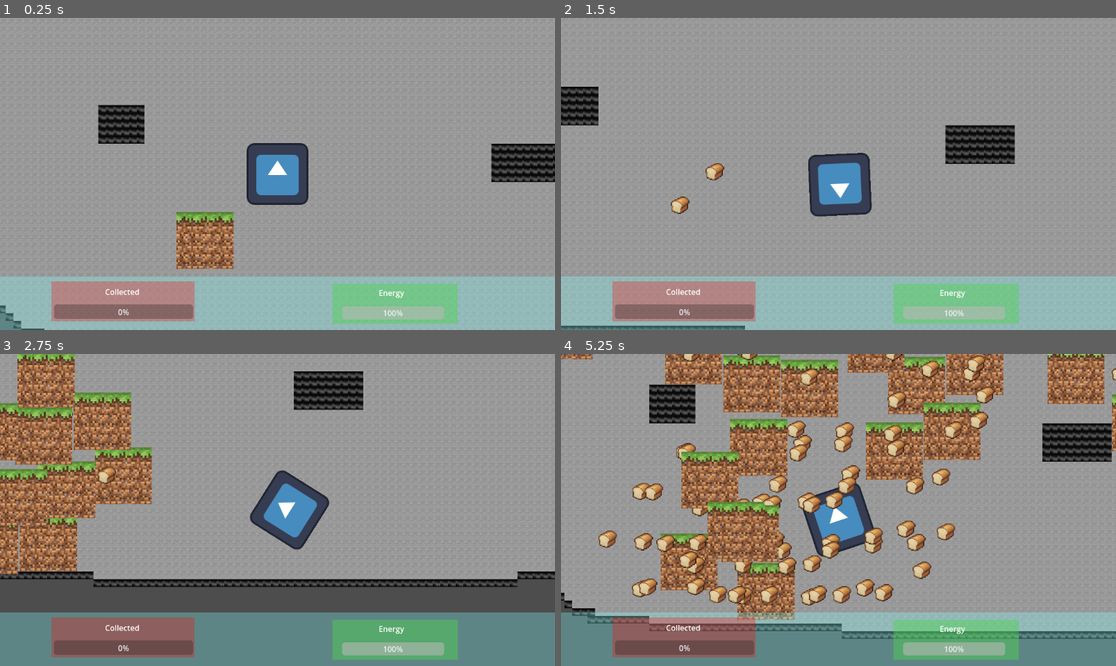
Above: before the commit, frames 1-4 (two rows, left to right).
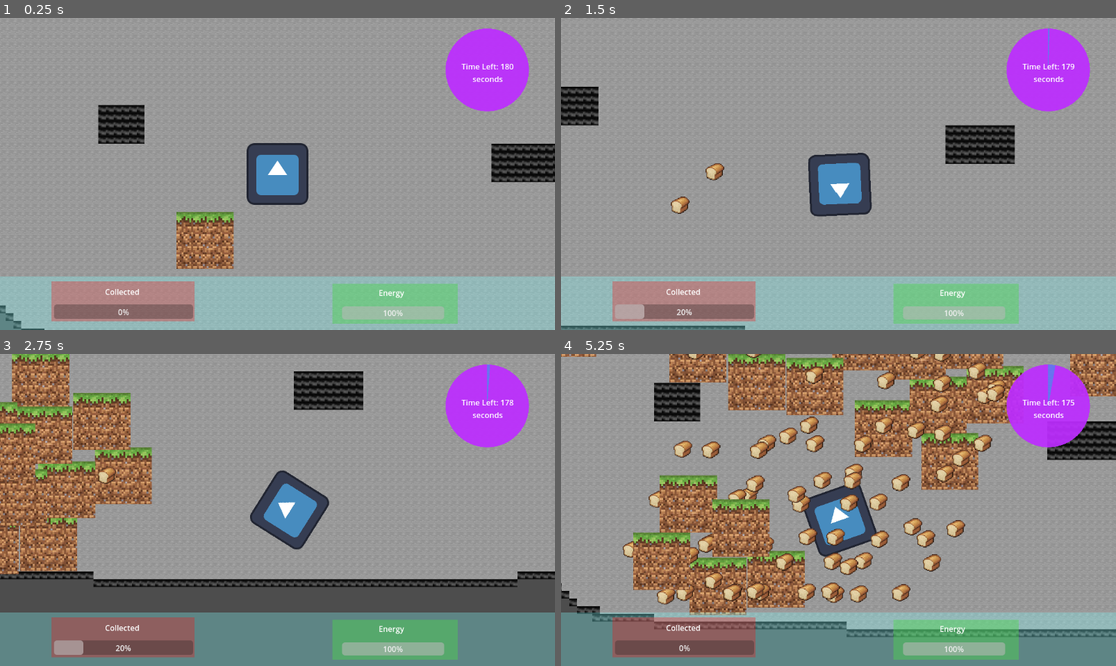
Above: after the commit, the same moments.

Repository: j-hnn/PhantasmPursuit
Game: Godot game, scene res://scenes/world.tscn
Two runs of this game, one before a commit and one after it. Both use one fixed random seed, a clock stepped at 60 frames per second and the inputs below. The engine's default icon, where the game draws it, is replaced by a stand-in: a white triangle on a blue panel in a dark square.
Inputs (mouse positions are in pixels of both pictures, inside the frame that each line leads up to):
- Up to frame 1 (0.25 s): no input
- Up to frame 2 (1.5 s): move the mouse to (960, 158) at 0.52 s; hold Right (ui_right) 0.53-1.28 s; hold F (flip, bound only after the commit) 0.53-1.28 s; move the mouse to (727, 189) at 1.27 s; hold Down (ui_down) from 1.28 s (still down); click (727, 189) at 1.35 s
- Up to frame 3 (2.75 s): tap F (flip, bound only after the commit) at 1.55, 2.3 s; move the mouse to (333, 441) at 2.02 s; release Down (ui_down) at 2.03 s; hold Right (ui_right) from 2.03 s (still down); hold Space (spawn) from 2.03 s (still down)
- Up to frame 4 (5.25 s): move the mouse to (810, 572) at 2.77 s; release Right (ui_right) at 2.78 s; release Space (spawn) at 2.78 s; hold Up (ui_up) 2.78-3.53 s; tap F (flip, bound only after the commit) at 2.85, 4.55 s; move the mouse to (1005, 556) at 3.52 s; hold F (flip, bound only after the commit) 3.53-4.28 s; hold Left (ui_left) 3.53-5.03 s; move the mouse to (672, 463) at 4.27 s; click (672, 463) at 4.35 s; move the mouse to (866, 510) at 5.02 s; hold Down (ui_down) from 5.03 s (still down); hold Space (spawn) from 5.03 s (still down)

The runs differ from the first frame. In frame 1, 3.2% of the frame differs, in the area x 36-96%, y 3-80%; in frame 2, 3.5%; in frame 3, 7.4%; in frame 4, 38%, in the area x 0-100%, y 0-92%.

Commit message:
added timer and exit

Diff:
--- /dev/null
+++ b/assets/TimerBarPlaceholder.svg
@@ -0,0 +1 @@
+<svg version="1.1" viewBox="0.0 0.0 480.0 480.0" fill="none" stroke="none" stroke-linecap="square" stroke-miterlimit="10" xmlns:xlink="http://www.w3.org/1999/xlink" xmlns="http://www.w3.org/2000/svg"><clipPath id="p.0"><path d="m0 0l480.0 0l0 480.0l-480.0 0l0 -480.0z" clip-rule="nonzero"/></clipPath><g clip-path="url(#p.0)"><path fill="#000000" fill-opacity="0.0" d="m0 0l480.0 0l0 480.0l-480.0 0z" fill-rule="evenodd"/><path fill="#ffffff" d="m0 238.58267l0 0c0 -131.76556 107.45166 -238.58267 240.0 -238.58267l0 0c63.651947 0 124.6969 25.136316 169.70563 69.87925c45.008728 44.742928 70.29437 105.42736 70.29437 168.70343l0 0c0 131.76556 -107.45166 238.58267 -240.0 238.58267l0 0c-132.54834 0 -240.0 -106.81711 -240.0 -238.58267z" fill-rule="evenodd"/></g></svg>
--- a/project.godot
+++ b/project.godot
@@ -27,3 +27,12 @@
 "events": [Object(InputEventKey,"resource_local_to_scene":false,"resource_name":"","device":-1,"window_id":0,"alt_pressed":false,"shift_pressed":false,"ctrl_pressed":false,"meta_pressed":false,"pressed":false,"keycode":0,"physical_keycode":32,"key_label":0,"unicode":32,"echo":false,"script":null)
 ]
 }
+flip={
+"deadzone": 0.5,
+"events": [Object(InputEventKey,"resource_local_to_scene":false,"resource_name":"","device":-1,"window_id":0,"alt_pressed":false,"shift_pressed":false,"ctrl_pressed":false,"meta_pressed":false,"pressed":false,"keycode":0,"physical_keycode":70,"key_label":0,"unicode":102,"echo":false,"script":null)
+]
+}
+
+[rendering]
+
+textures/canvas_textures/default_texture_filter=0
--- a/scenes/world.tscn
+++ b/scenes/world.tscn
@@ -1,10 +1,12 @@
-[gd_scene load_steps=11 format=3 uid="uid://bdil5vlg3x22o"]
+[gd_scene load_steps=14 format=3 uid="uid://bdil5vlg3x22o"]
 
 [ext_resource type="Script" path="res://scripts/world.gd" id="1_8f52c"]
 [ext_resource type="Texture2D" uid="uid://cfggys4cxkh2b" path="res://assets/FloorPlaceholder.png" id="2_0nhuw"]
 [ext_resource type="Texture2D" uid="uid://4qcry6eh55cc" path="res://assets/WallPlaceholder.png" id="3_54jfu"]
 [ext_resource type="PackedScene" uid="uid://b1ml7303haypj" path="res://scenes/player.tscn" id="4_audh1"]
 [ext_resource type="Texture2D" uid="uid://dhoguc2c2vret" path="res://assets/LeverPlaceholder.png" id="4_w7woo"]
+[ext_resource type="Texture2D" uid="uid://bnrv8t7ujbdql" path="res://assets/ExitPlaceholder.png" id="6_4xkxr"]
+[ext_resource type="Texture2D" uid="uid://dckcfyc0n7iea" path="res://assets/TimerBarPlaceholder.svg" id="7_3d3ga"]
 
 [sub_resource type="NavigationPolygon" id="NavigationPolygon_1h83e"]
 vertices = PackedVector2Array(-8, -8, 8, -8, 8, 8, -8, 8)
@@ -33,6 +35,9 @@
 
 [sub_resource type="CircleShape2D" id="CircleShape2D_mvb8g"]
 radius = 58.0345
+
+[sub_resource type="CircleShape2D" id="CircleShape2D_8x6ms"]
+radius = 148.003
 
 [node name="world" type="Node2D"]
 script = ExtResource("1_8f52c")
@@ -63,5 +68,79 @@
 scale = Vector2(0.15, 0.15)
 texture = ExtResource("4_w7woo")
 
+[node name="Exit" type="Area2D" parent="TileMap"]
+visible = false
+position = Vector2(1385, 745)
+
+[node name="CollisionShape2D" type="CollisionShape2D" parent="TileMap/Exit"]
+position = Vector2(-1, 0)
+shape = SubResource("CircleShape2D_8x6ms")
+
+[node name="Sprite2D" type="Sprite2D" parent="TileMap/Exit"]
+scale = Vector2(0.3, 0.3)
+texture = ExtResource("6_4xkxr")
+
 [node name="player" parent="TileMap" instance=ExtResource("4_audh1")]
 position = Vector2(260, 671)
+
+[node name="Timer" type="Timer" parent="TileMap"]
+wait_time = 180.0
+autostart = true
+
+[node name="OneSecTimer" type="Timer" parent="TileMap"]
+autostart = true
+
+[node name="LeverGUI" type="CanvasLayer" parent="."]
+visible = false
+
+[node name="ColorRect" type="ColorRect" parent="LeverGUI"]
+offset_left = 430.0
+offset_top = 544.0
+offset_right = 481.0
+offset_bottom = 575.0
+scale = Vector2(4.88, 3.04)
+color = Color(0.976471, 0.827451, 0.941176, 0.419608)
+
+[node name="Label" type="Label" parent="LeverGUI/ColorRect"]
+layout_mode = 0
+offset_left = 3.48361
+offset_top = -0.986877
+offset_right = 52.4836
+offset_bottom = 35.0131
+theme_override_font_sizes/font_size = 10
+text = "Press F
+to flip"
+horizontal_alignment = 1
+max_lines_visible = 3
+
+[node name="TimerGUI" type="CanvasLayer" parent="."]
+
+[node name="TimerProgress" type="TextureProgressBar" parent="TimerGUI"]
+offset_left = 925.0
+offset_top = 22.0
+offset_right = 1405.0
+offset_bottom = 502.0
+scale = Vector2(0.360005, 0.360001)
+max_value = 180.0
+value = 33.0
+fill_mode = 5
+texture_under = ExtResource("7_3d3ga")
+texture_progress = ExtResource("7_3d3ga")
+tint_under = Color(0.372549, 0.427451, 1, 0.843137)
+tint_over = Color(1, 0.286275, 1, 0.254902)
+tint_progress = Color(1, 0, 1, 0.545098)
+
+[node name="TimerLabel" type="Label" parent="TimerGUI"]
+offset_left = 940.0
+offset_top = 89.0
+offset_right = 1086.0
+offset_bottom = 141.0
+text = "Time Left: 180 Seconds"
+horizontal_alignment = 1
+autowrap_mode = 2
+
+[connection signal="body_entered" from="TileMap/Lever" to="." method="_on_lever_body_entered"]
+[connection signal="body_exited" from="TileMap/Lever" to="." method="_on_lever_body_exited"]
+[connection signal="body_entered" from="TileMap/Exit" to="." method="_on_exit_body_entered"]
+[connection signal="timeout" from="TileMap/Timer" to="." method="_on_timer_timeout"]
+[connection signal="timeout" from="TileMap/OneSecTimer" to="." method="_on_one_sec_timer_timeout"]
--- a/scripts/player.gd
+++ b/scripts/player.gd
@@ -24,6 +24,7 @@
 	look_at(get_global_mouse_position())
 	velocity = dir * speed
 	move_and_slide()
+	collected_bar.value = collected * (100 / need_collect)
 	energy_bar.value = energy
 
 	if Input.is_action_pressed("fire") and energy > 0 and can_fire:
--- a/scripts/world.gd
+++ b/scripts/world.gd
@@ -7,21 +7,40 @@
 	$TileMap/Spawn4
 	]
 @onready var player = $TileMap/player
+@onready var lever_gui = $LeverGUI
+@onready var exit = $TileMap/Exit
+@onready var timer = $Timer
+@onready var one_sec_timer = $TileMap/OneSecTimer
+@onready var timer_bar = $TimerGUI/TimerProgress
+@onready var timer_label = $TimerGUI/TimerLabel
 
 var can_spawn = true
+var time_left = 180
 var spawn_delay = 2
+var can_switch = false
+var player_inside = false
 var switched = false
 var spawn_pos = Vector2(0, 0)
 
 func _ready():
+	timer_label.text = "Time Left: " + str(time_left) + " seconds"
+	timer_bar.value = time_left
 	player.collect_enough.connect(_on_player_collect_enough)
 
 func _process(_delta):
+
 	if can_spawn:
 		can_spawn = false
 		spawn_enemy()
 		await get_tree().create_timer(spawn_delay).timeout
 		can_spawn = true
+
+	if Input.is_action_pressed("flip") and player_inside:
+			print("flip switch")
+			switched = true
+
+	if switched:
+		exit.visible = true
 
 	if Input.is_action_pressed("spawn"):
 		spawn_enemy()
@@ -42,7 +61,34 @@
 
 func reset_player():
 	switched = false
+	can_switch = false
+	exit.visible = false
 
 func _on_player_collect_enough():
-	print("win")
-	#when player collects enough
+	can_switch = true
+
+func _on_lever_body_entered(body):
+	if body is Player and can_switch:
+		lever_gui.visible = true
+		player_inside = true
+
+func _on_lever_body_exited(body):
+	if body is Player:
+		lever_gui.visible = false
+		player_inside = false
+
+func _on_exit_body_entered(body):
+	if body is Player and switched:
+		get_tree().quit()
+		print("win")
+		#replace with code to win screen
+
+
+func _on_timer_timeout():
+	print("lose")
+	get_tree().quit()
+
+func _on_one_sec_timer_timeout():
+	time_left -= 1
+	timer_label.text = "Time Left: " + str(time_left) + " seconds"
+	timer_bar.value = time_left
Binary file added: assets/ExitPlaceholder.png
Not shown, added: assets/ExitPlaceholder.png.import
Not shown, added: assets/TimerBarPlaceholder.svg.import
